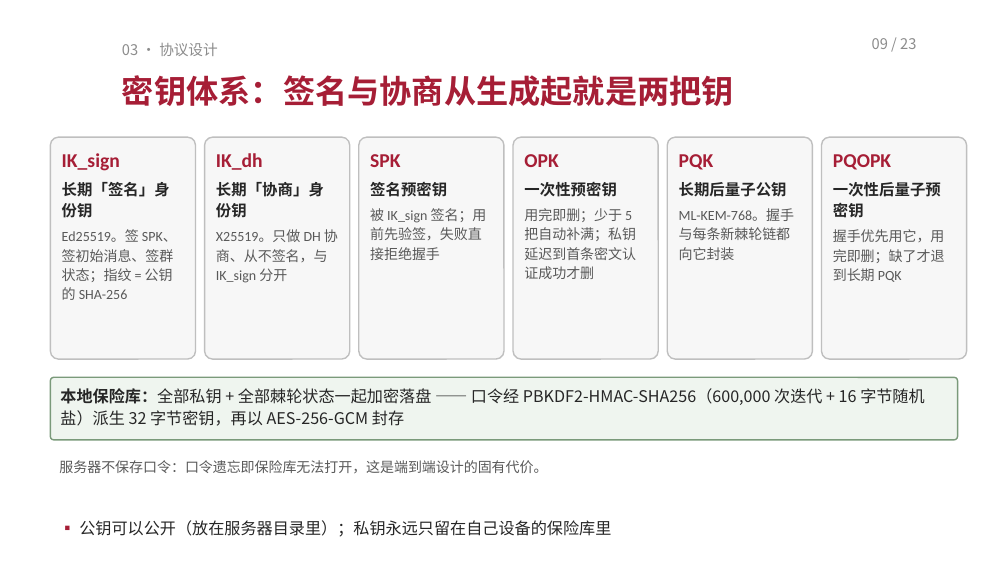
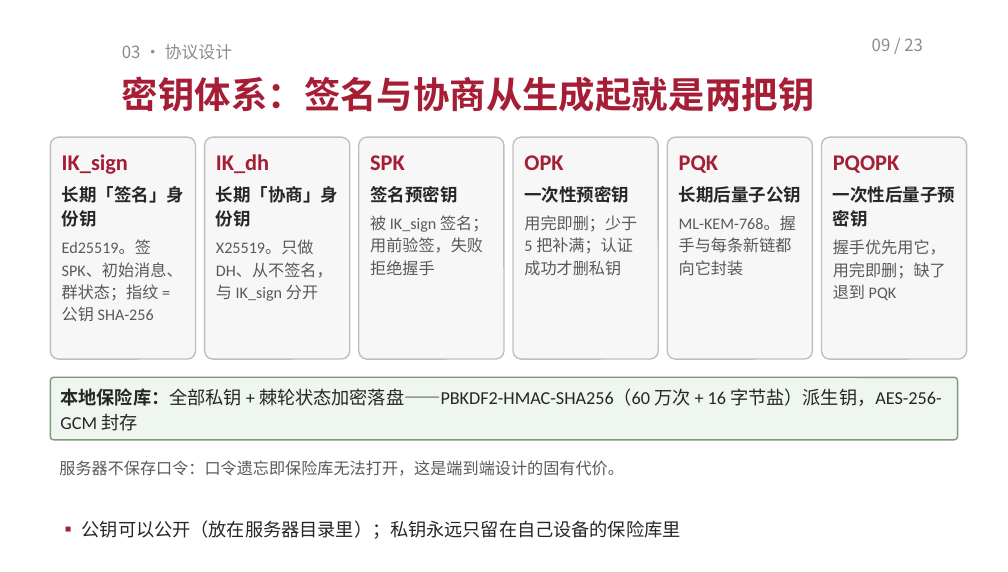
Before and after one commit to TomHaoZi/ECNUchat, a slide deck: slide 9 of 中期汇报/ECNUchat-中期汇报.pptx. Drawn at 1008x572 pixels with LibreOffice and Linux fonts; fonts in the diff are those of the drawing. Boxes give left, top, right and bottom in pixels: in the first picture for what was removed or moved away, otherwise in the second. Text is boxed around its words. In the diff, an @@ line names an element or a change of style, - is before the commit and + after.

Commit message:
PPT 再精简大字版：标题 26 磅、正文 13.5–14.5 磅，每页只留短句要点；图解文字同步放大并删繁就简；预览 PDF 重新生成

```diff
--- a/中期汇报/ECNUchat-中期汇报.pptx
+++ b/中期汇报/ECNUchat-中期汇报.pptx
@@ text "03 · 协议设计" at box(122, 44, 232, 59): size 10.5 to 12 pt @@
@@ text "09 / 23" at box(872, 38, 923, 51): size 10.5 to 12 pt @@
@@ text "密钥体系：签名与协商从生成起就是两把钥" at box(122, 76, 815, 112): size 23 to 26 pt @@
@@ text in rounded rectangle at box(62, 154, 184, 227): size 14 to 16 pt in "IK_sign"; size 11 to 12.5 pt in "长期「签名」身份钥" @@
@@ text in rounded rectangle at box(216, 154, 338, 227): size 14 to 16 pt in "IK_dh"; size 11 to 12.5 pt in "长期「协商」身份钥" @@
@@ text in rounded rectangle at box(370, 155, 457, 203): size 14 to 16 pt in "SPK"; size 11 to 12.5 pt in "签名预密钥" @@
@@ text in rounded rectangle at box(524, 155, 629, 203): size 14 to 16 pt in "OPK"; size 11 to 12.5 pt in "一次性预密钥" @@
@@ text in rounded rectangle at box(679, 155, 801, 203): size 14 to 16 pt in "PQK"; size 11 to 12.5 pt in "长期后量子公钥" @@
@@ text in rounded rectangle at box(833, 155, 955, 227): size 14 to 16 pt in "PQOPK"; size 11 to 12.5 pt in "一次性后量子预密钥" @@
@@ text in rounded rectangle at box(370, 215, 488, 275): text changed; size 10 to 11.5 pt @@
-被 IK_sign 签名；用前先验签，失败直接拒绝握手
+被 IK_sign 签名；用前验签，失败拒绝握手
@@ text in rounded rectangle at box(524, 215, 637, 276): text changed; size 10 to 11.5 pt @@
-用完即删；少于 5 把自动补满；私钥延迟到首条密文认证成功才删
+用完即删；少于 5 把补满；认证成功才删私钥
@@ text in rounded rectangle at box(679, 216, 796, 276): text changed; size 10 to 11.5 pt @@
-ML-KEM-768。握手与每条新棘轮链都向它封装
+ML-KEM-768。握手与每条新链都向它封装
@@ text in rounded rectangle at box(833, 239, 946, 300): text changed; size 10 to 11.5 pt @@
-握手优先用它，用完即删；缺了才退到长期 PQK
+握手优先用它，用完即删；缺了退到 PQK
@@ text in rounded rectangle at box(62, 240, 183, 321): text changed; size 10 to 11.5 pt @@
-Ed25519。签 SPK、签初始消息、签群状态；指纹 = 公钥的 SHA-256
+Ed25519。签 SPK、初始消息、群状态；指纹 = 公钥 SHA-256
@@ text in rounded rectangle at box(216, 240, 333, 301): text changed; size 10 to 11.5 pt @@
-X25519。只做 DH 协商、从不签名，与 IK_sign 分开
+X25519。只做 DH、从不签名，与 IK_sign 分开
@@ text in rounded rectangle at box(60, 388, 941, 431): text changed; size 11.5 to 13 pt; font Noto Sans CJK SC to Calibri @@
-本地保险库：全部私钥 + 全部棘轮状态一起加密落盘 —— 口令经 PBKDF2-HMAC-SHA256（600,000 次迭代 + 16 字节随机盐）派生 32 字节密钥，再以 AES-256-GCM 封存
+本地保险库：全部私钥 + 棘轮状态加密落盘——PBKDF2-HMAC-SHA256（60 万次 + 16 字节盐）派生钥，AES-256-GCM 封存
@@ text "服务器不保存口令：口令遗忘即保险库无法打开，这是端到端设计的固有代价。" at box(59, 460, 623, 476): size 10 to 11.5 pt @@
@@ text "▪ 公钥可以公开（放在服务器目录里）；私钥永远只留在自己设备的保险库里" at box(82, 520, 681, 539): size 11.5 to 13 pt, font Noto Sans CJK SC to Calibri; more space between paragraphs @@
```
Also in this commit, not shown: 20 other slides changed, 2 other files.
